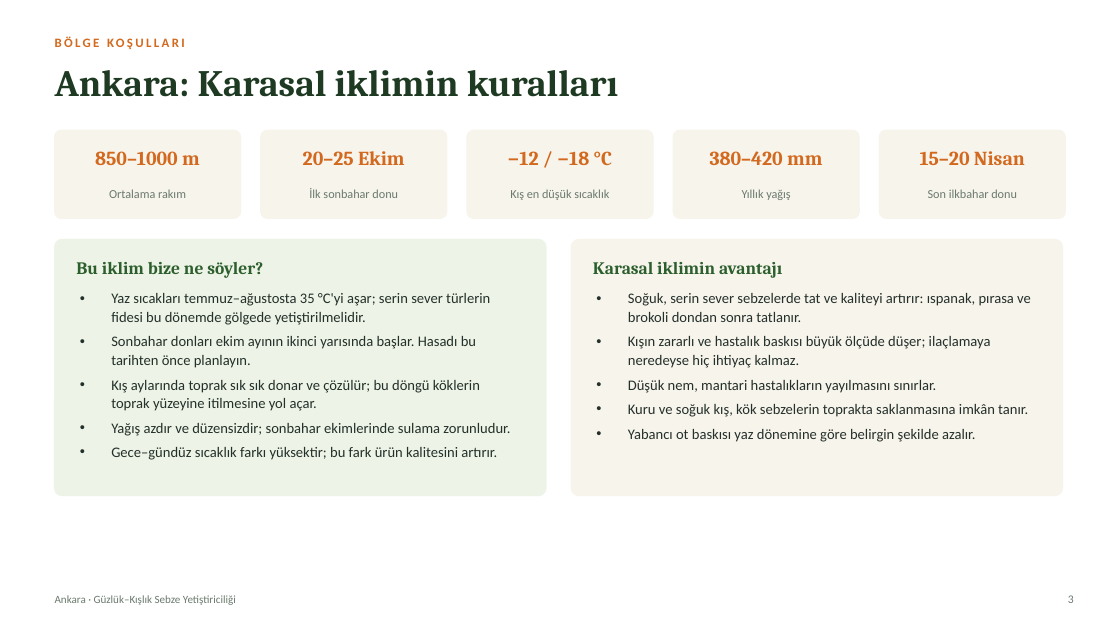
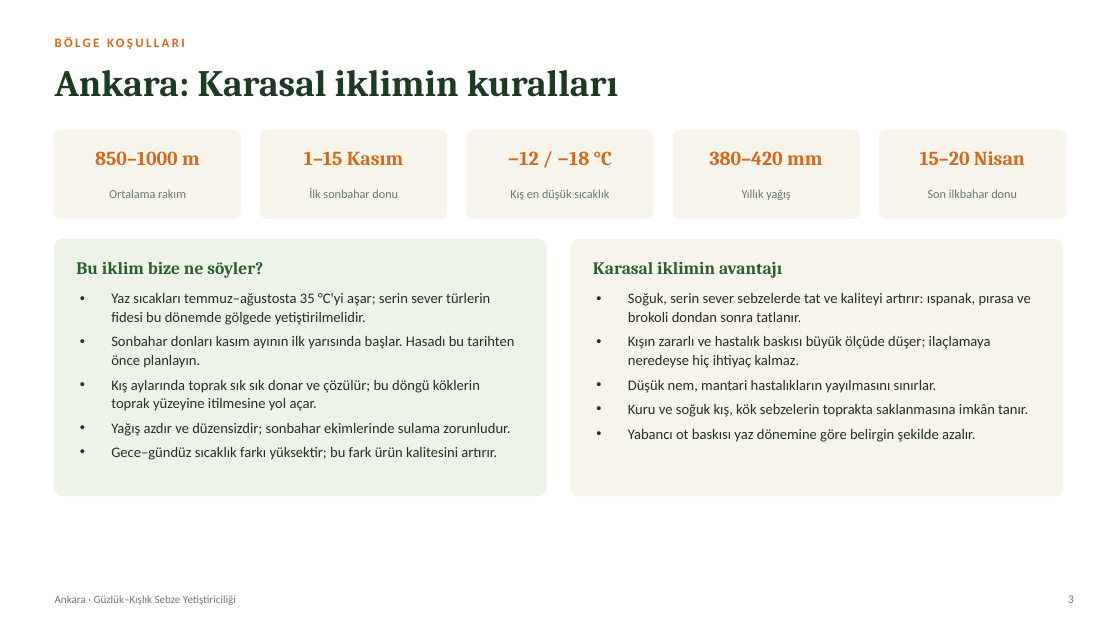
Before and after one commit to Hekim05/Guz-Rehberi-2026, a slide deck: slide 3 of Ankara_Guzluk_Kislik_Sebze_Yetistiriciligi.pptx. Drawn at 1120x630 pixels with LibreOffice and Linux fonts; fonts in the diff are those of the drawing. Boxes give left, top, right and bottom in pixels: in the first picture for what was removed or moved away, otherwise in the second. Text is boxed around its words. In the diff, an @@ line names an element or a change of style, - is before the commit and + after.

```diff
--- a/Ankara_Guzluk_Kislik_Sebze_Yetistiriciligi.pptx
+++ b/Ankara_Guzluk_Kislik_Sebze_Yetistiriciligi.pptx
@@ text at box(304, 151, 404, 165): text changed @@
-20–25 Ekim
+1–15 Kasım
@@ text at box(111, 336, 514, 368): text changed @@
-• Sonbahar donları ekim ayının ikinci yarısında başlar. Hasadı bu tarihten önce planlayın.
+• Sonbahar donları kasım ayının ilk yarısında başlar. Hasadı bu tarihten önce planlayın.
```
Also in this commit, not shown: 1 other slide changed, 2 other files.
